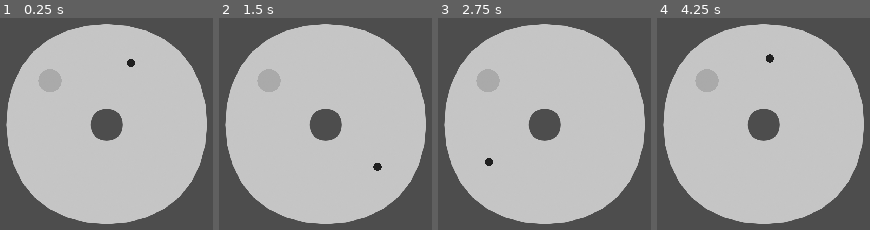
Above: before the commit, frames 1-4 (left to right).
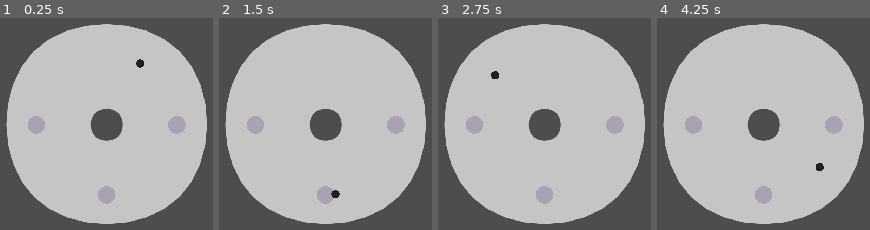
Above: after the commit, the same moments.

Repository: MSCII7/cd_burner_3000
Game: Godot game, scene res://main.tscn
Two runs of this game, one before a commit and one after it. Both use one fixed random seed, a clock stepped at 60 frames per second and the inputs below.
Inputs:
- Up to frame 1 (0.25 s): no input
- Up to frame 2 (1.5 s): tap Enter at 0.5 s
- Up to frame 3 (2.75 s): no input
- Up to frame 4 (4.25 s): no input

The runs differ from the first frame. In frame 1, 2.8% of the frame differs, in the area x 13-88%, y 19-88%; in frame 2, 2.7%; in frame 3, 2.7%; in frame 4, 2.8%, in the area x 13-88%, y 16-88%.

Commit message:
geracao de prompt de clique

Diff:
--- a/ball.gd
+++ b/ball.gd
@@ -1,16 +1,14 @@
 extends Sprite2D
-
 
 # Called when the node enters the scene tree for the first time.
 @export var speed = 100.0
-@export var centro : Node2D
-@export var raio = 100
+@export var cd : Node2D
 
 func _ready():
-	position = centro.position + Vector2(cos(3 * PI/2), sin(3 * PI/2)) * raio
+	position = Vector2(cos(3 * PI/2), sin(3 * PI/2)) * cd.radius
 	pass # Replace with function body.
 
 
 func _physics_process(delta):
-	position = centro.position + (position - centro.position).rotated(speed * delta)
+	position = position.rotated(speed * delta)
 	pass
--- a/cd.gd
+++ b/cd.gd
@@ -1,10 +1,21 @@
 extends Sprite2D
 
 @export var pattern : PackedFloat32Array
-@export var prompt_object : Node2D
+@export var radius = 100.0
+
 # Called when the node enters the scene tree for the first time.
 func _ready():
-	pass # Replace with function body.
+	var prompt_base = preload("res://press_prompt.tscn")
+
+	for element in pattern:
+		print(position)
+		var angle_converted = 2 * PI * element - PI/2
+		var pos = Vector2(cos(angle_converted), sin(angle_converted)) * radius
+		var prompt_obj = prompt_base.instantiate()
+		prompt_obj.position = pos
+		add_child(prompt_obj)
+		print(prompt_obj.position)
+
 
 
 # Called every frame. 'delta' is the elapsed time since the previous frame.
--- a/main.tscn
+++ b/main.tscn
@@ -1,38 +1,40 @@
-[gd_scene load_steps=5 format=3 uid="uid://dnnn5a6rgrwff"]
+[gd_scene load_steps=6 format=3 uid="uid://dnnn5a6rgrwff"]
 
 [ext_resource type="Texture2D" uid="uid://dbsk6owi8j5wc" path="res://circ.png" id="1_14tcn"]
 [ext_resource type="Script" path="res://ball.gd" id="2_vccua"]
 [ext_resource type="Texture2D" uid="uid://clffwer5quduk" path="res://cd.png" id="2_y0cmn"]
 [ext_resource type="Script" path="res://cd.gd" id="4_16bfv"]
 
+[sub_resource type="CircleShape2D" id="CircleShape2D_o5mw1"]
+radius = 179.55
+
 [node name="Node2D" type="Node2D"]
-position = Vector2(58, 32)
+position = Vector2(51, 32)
 scale = Vector2(0.46, 0.46)
 
-[node name="bolinha" type="Sprite2D" parent="." node_paths=PackedStringArray("centro")]
-modulate = Color(0.160784, 0.160784, 0.160784, 1)
-z_index = 2
-position = Vector2(590, 184)
-scale = Vector2(0.048, 0.048)
-texture = ExtResource("1_14tcn")
-script = ExtResource("2_vccua")
-speed = 1.5
-centro = NodePath("../cd")
-raio = 145
-
-[node name="cd" type="Sprite2D" parent="." node_paths=PackedStringArray("prompt_object")]
+[node name="cd" type="Sprite2D" parent="."]
 texture_filter = 1
 position = Vector2(588, 339)
 scale = Vector2(0.763, 0.761)
 texture = ExtResource("2_y0cmn")
 script = ExtResource("4_16bfv")
-prompt_object = NodePath("../press_prompt")
+pattern = PackedFloat32Array(0.25, 0.5, 0.75)
+radius = 200.0
+
+[node name="bolinha" type="Sprite2D" parent="cd" node_paths=PackedStringArray("cd")]
+modulate = Color(0.160784, 0.160784, 0.160784, 1)
+z_index = 2
+position = Vector2(2.62115, -203.679)
+scale = Vector2(0.0629096, 0.0630749)
+texture = ExtResource("1_14tcn")
+script = ExtResource("2_vccua")
+speed = 2.0
+cd = NodePath("..")
+
+[node name="Area2D" type="Area2D" parent="cd/bolinha"]
+
+[node name="CollisionShape2D" type="CollisionShape2D" parent="cd/bolinha/Area2D"]
+shape = SubResource("CircleShape2D_o5mw1")
 
 [node name="Camera2D" type="Camera2D" parent="."]
 position = Vector2(578, 326)
-
-[node name="press_prompt" type="Sprite2D" parent="."]
-modulate = Color(0.447059, 0.447059, 0.447059, 0.254902)
-position = Vector2(465, 243)
-scale = Vector2(0.135, 0.135)
-texture = ExtResource("1_14tcn")
--- /dev/null
+++ b/press_prompt.tscn
@@ -0,0 +1,17 @@
+[gd_scene load_steps=3 format=3 uid="uid://cuxusfm3u4vs"]
+
+[ext_resource type="Texture2D" uid="uid://dbsk6owi8j5wc" path="res://circ.png" id="1_g040x"]
+
+[sub_resource type="CircleShape2D" id="CircleShape2D_5cwtm"]
+radius = 163.12
+
+[node name="press_prompt" type="Sprite2D"]
+modulate = Color(0.682353, 0.592157, 0.792157, 0.439216)
+z_index = 1
+scale = Vector2(0.135, 0.135)
+texture = ExtResource("1_g040x")
+
+[node name="Area2D" type="Area2D" parent="."]
+
+[node name="CollisionShape2D" type="CollisionShape2D" parent="Area2D"]
+shape = SubResource("CircleShape2D_5cwtm")
